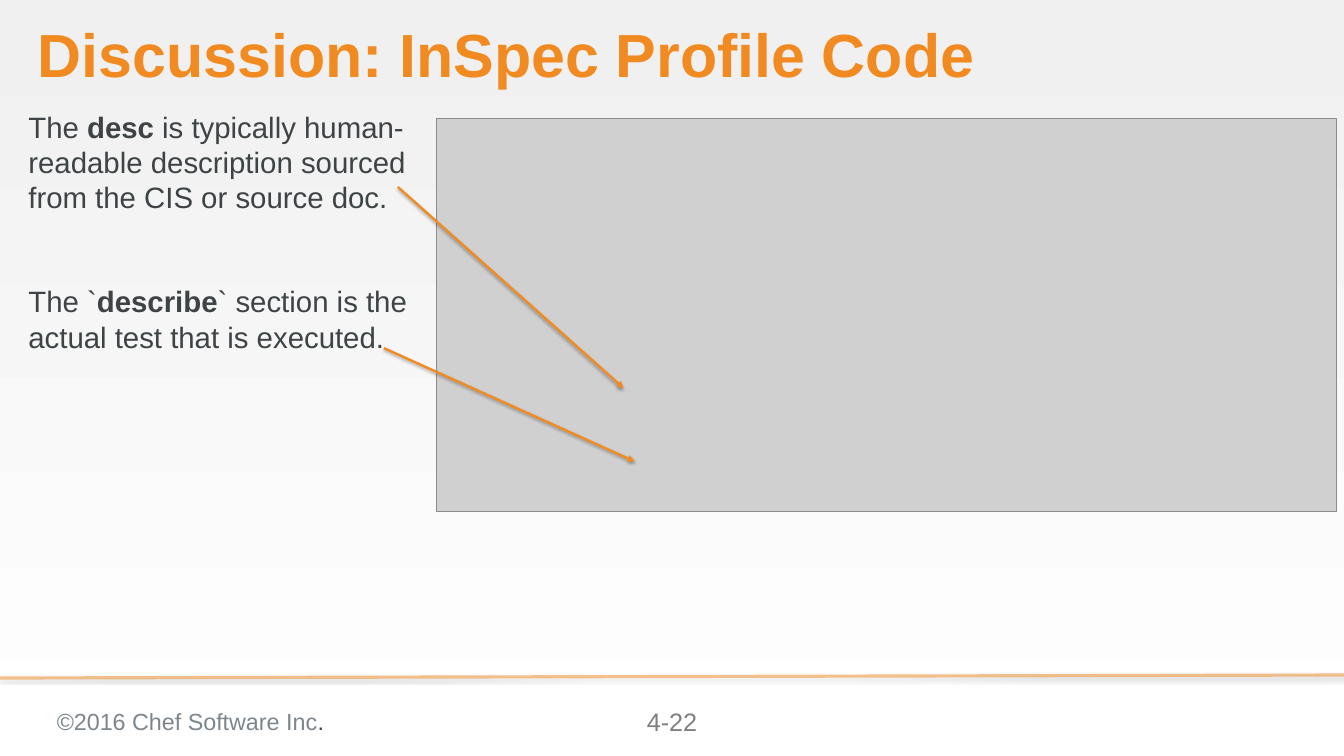
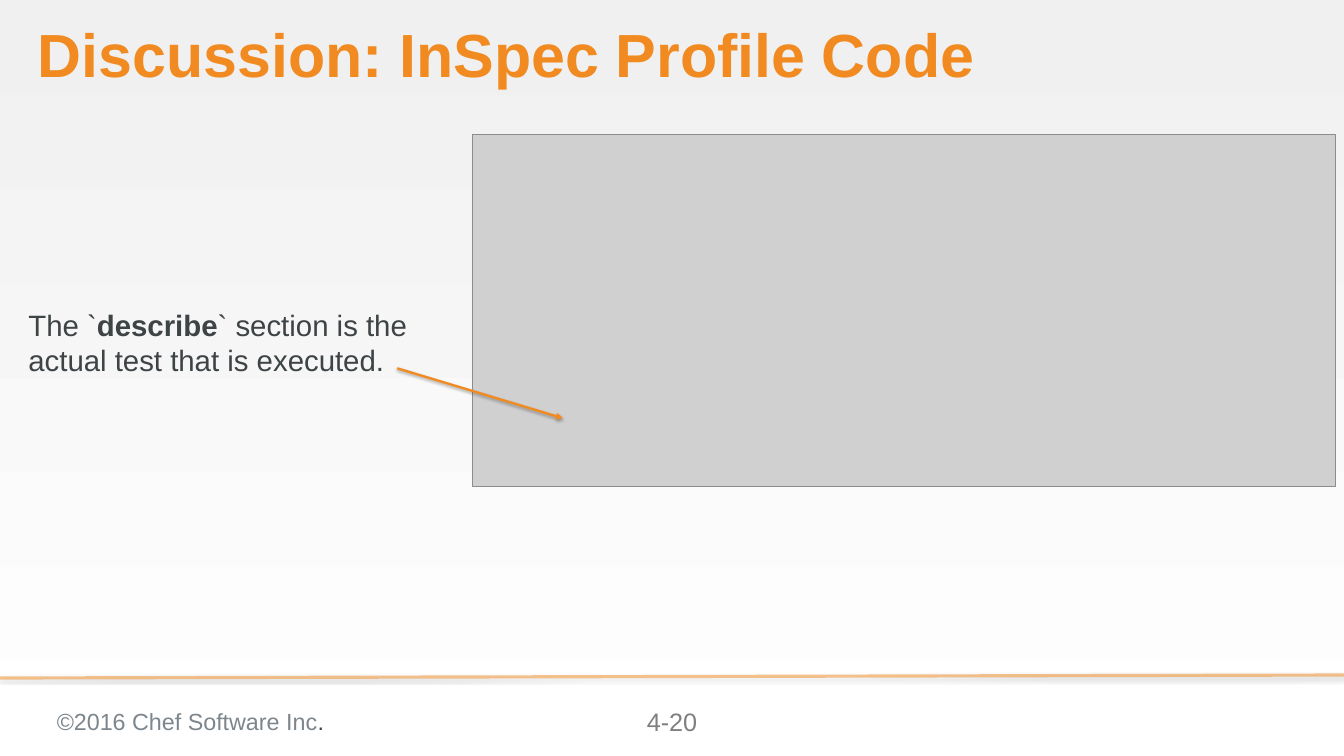
Before and after one commit to bchamby/chef-compliance-installation-configuration-operation, a slide deck: slide 20 of 04-initial-configuration-scans-win.pptx (slide 22 before the commit). Drawn at 1344x756 pixels with LibreOffice and Linux fonts; fonts in the diff are those of the drawing; grey boxes stand for pictures; background and template pictures are left out. Boxes give left, top, right and bottom in pixels: in the first picture for what was removed or moved away, otherwise in the second. Text is boxed around its words. In the diff, an @@ line names an element or a change of style, - is before the commit and + after.

```diff
--- a/04-initial-configuration-scans-win.pptx
+++ b/04-initial-configuration-scans-win.pptx
@@ text at (x1=28, y1=116, x2=405, y2=209): paragraph removed @@
-The desc is typically human-readable description sourced from the CIS or source doc.
@@ picture resized from (x1=437, y1=118, x2=1337, y2=512) to (x1=472, y1=135, x2=1335, y2=486) @@
@@ arrow removed from (398, 187) to (624, 388) @@
@@ text "The `describe` section is the ..." moved from (x1=28, y1=116, x2=407, y2=350) to (x1=28, y1=314, x2=407, y2=372) @@
@@ arrow moved from (384, 348) - (635, 461) to (398, 368) - (563, 418) @@
@@ page number at (x1=647, y1=713, x2=697, y2=731): text changed @@
-4-22
+4-20
```
Also in this commit, not shown: 7 other slides changed, 2 slides removed.
